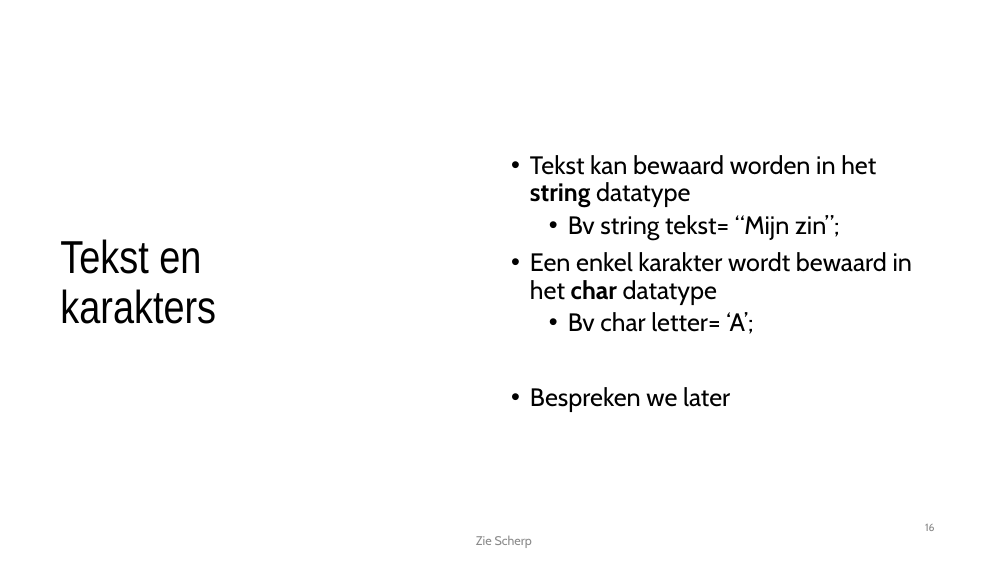
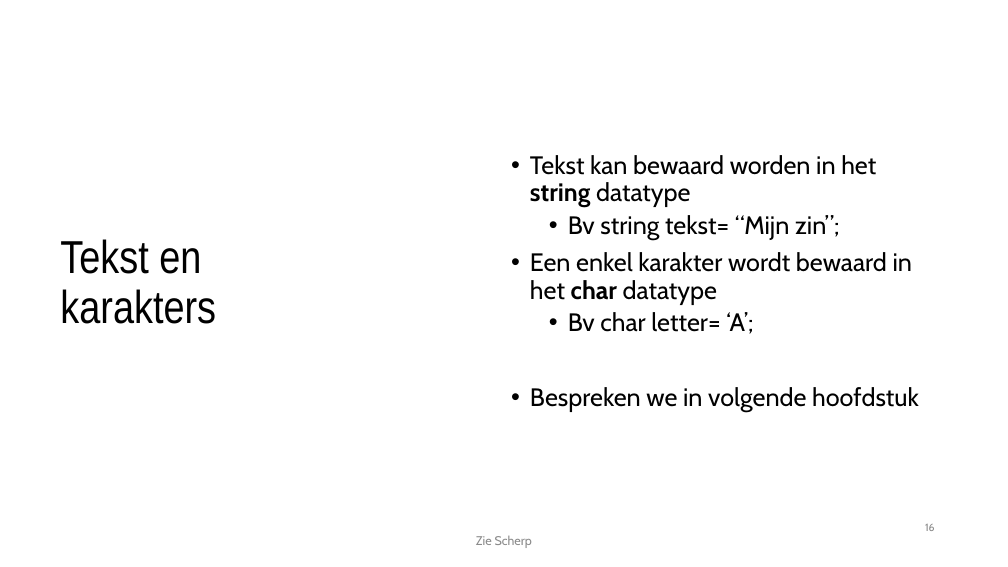
Before and after one commit to timdams/csharpbook, a slide deck: slide 16 of _SLIDES/2020/H2- De basiconcepten van cs/H2_2_Datatypes.pptx. Drawn at 1008x567 pixels with LibreOffice and Linux fonts; fonts in the diff are those of the drawing; background and template pictures are left out. Boxes give left, top, right and bottom in pixels: in the first picture for what was removed or moved away, otherwise in the second. Text is boxed around its words. In the diff, an @@ line names an element or a change of style, - is before the commit and + after.

```diff
--- a/_SLIDES/2020/H2- De basiconcepten van cs/H2_2_Datatypes.pptx
+++ b/_SLIDES/2020/H2- De basiconcepten van cs/H2_2_Datatypes.pptx
@@ text at [530, 387, 919, 413]: text changed @@
-• Bespreken we later
+• Bespreken we in volgende hoofdstuk
```
Also in this commit, not shown: 1 other slide changed, 1 slide added, 6 other files.
